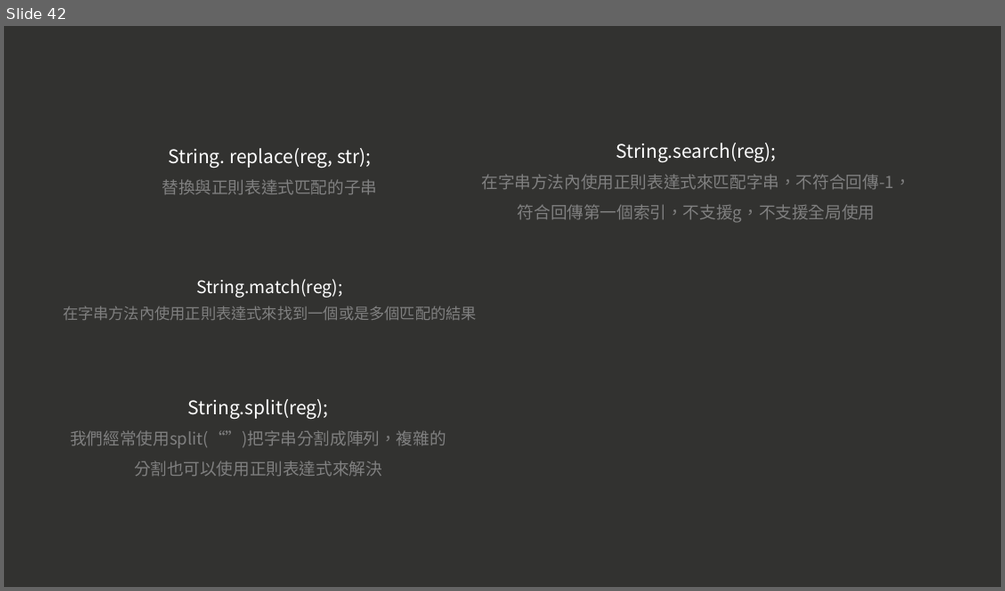
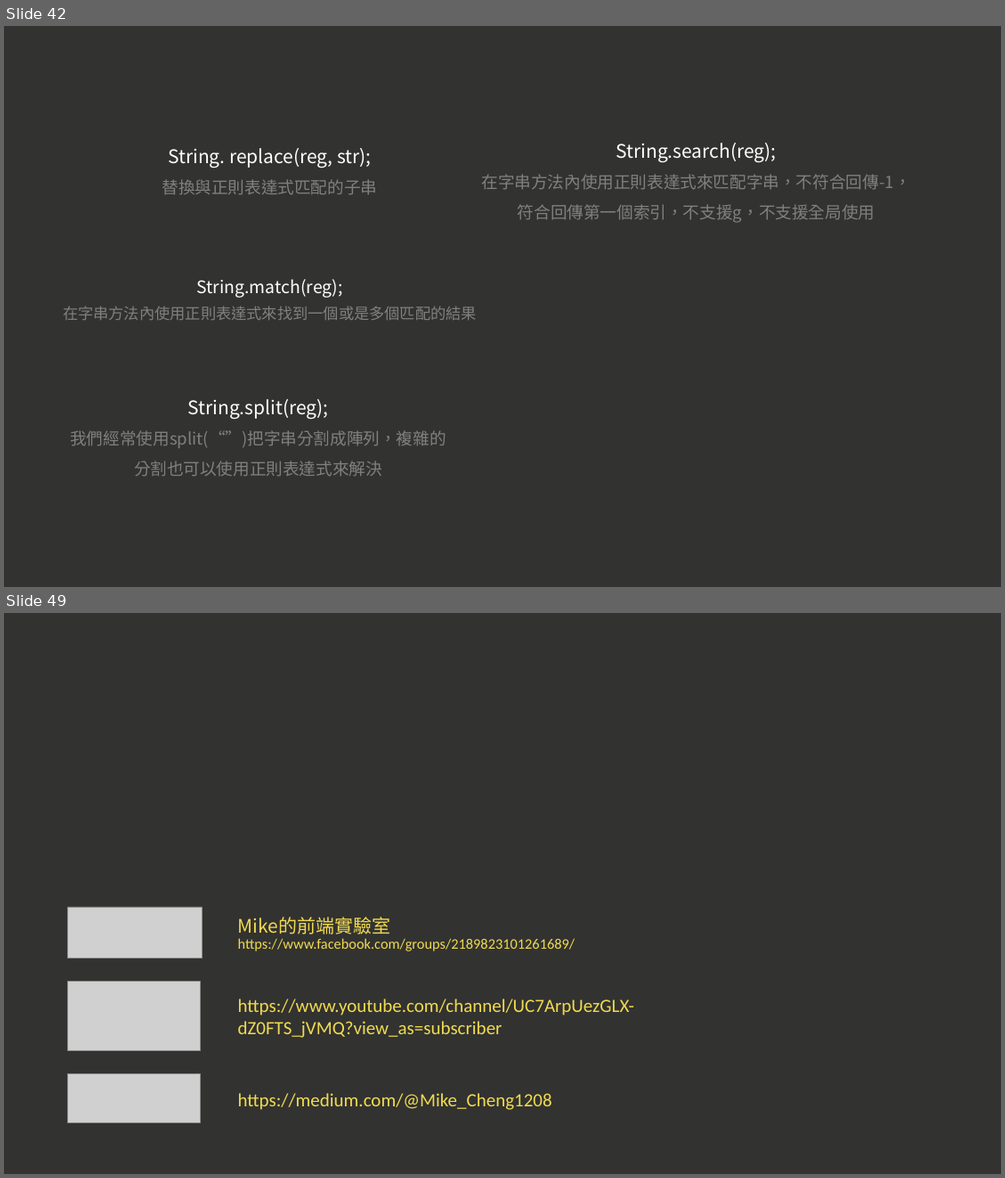
Before and after one commit to a23246542/JS_course_Intermediate_example, a slide deck: 現代 JavaScript 職人之路｜ 中階篇.pptx. Shown one above the other, each under a label of ours: slide 42 before the commit, slides 42 and 49 after it; the slides between them are not shown. The pictures are 1005x591 and 1005x1178 pixels, drawn with LibreOffice and Linux fonts; fonts in the diff are those of the drawing; grey boxes stand for pictures. Boxes give left, top, right and bottom in pixels: in the first picture for what was removed or moved away, otherwise in the second. Text is boxed around its words. In the diff, an @@ line names an element or a change of style, - is before the commit and + after.

Commit message:
ppt

```diff
--- a/現代 JavaScript 職人之路｜ 中階篇.pptx
+++ b/現代 JavaScript 職人之路｜ 中階篇.pptx
@@ slide 49 added at (4,613,1001,1174), background #323230 @@
@@ picture added at (68,907,202,957) @@
@@ text added at (238,916,391,934), 18 pt, text #F0DA50 @@
+Mike的前端實驗室
@@ text added at (238,938,575,951), 14 pt, text #F0DA50 @@
+https://www.facebook.com/groups/2189823101261689/
@@ picture added at (68,981,201,1051) @@
@@ text added at (238,998,634,1038), 18 pt, text #F0DA50 @@
+https://www.youtube.com/channel/UC7ArpUezGLX-dZ0FTS_jVMQ?view_as=subscriber
@@ picture added at (68,1074,201,1123) @@
@@ text added at (238,1093,552,1110), 18 pt, text #F0DA50 @@
+https://medium.com/@Mike_Cheng1208
```
Also in this commit, not shown: 5 other slides added.
